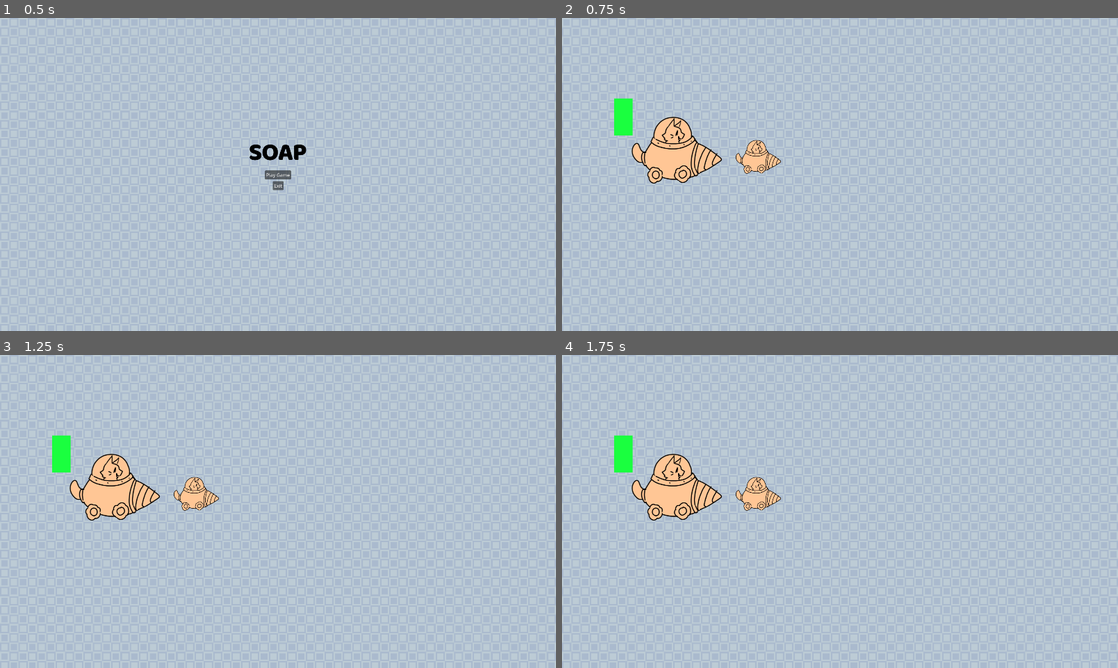
Above: before the commit, frames 1-4 (two rows, left to right).
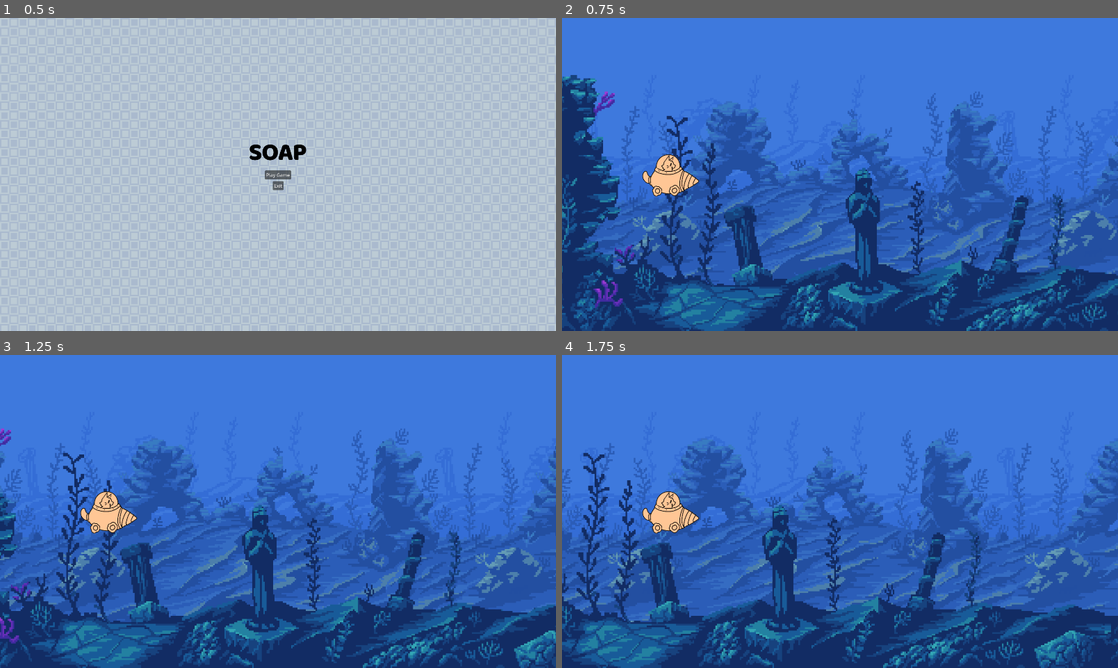
Above: after the commit, the same moments.

Repository: cassandracarlos/soap-swarm
Game: Godot game, scene res://scenes/start_menu.tscn
Same seed, same stepped clock (60 frames per second), same inputs: the game is played once before the commit and once after it.
Inputs:
- Up to frame 1 (0.5 s): no input
- Up to frame 2 (0.75 s): click "Play Game" at 0.5 s
- Up to frame 3 (1.25 s): no input
- Up to frame 4 (1.75 s): hold Up from 1.28 s (still down)

Frame 1 is identical in both runs. In frame 2, 100% of the frame differs, in the area x 0-100%, y 0-100%; in frame 3, 100%; in frame 4, 100%.

Commit message:
IT'S ALIVE!
Sort of.

Diff:
--- a/project.godot
+++ b/project.godot
@@ -10,7 +10,7 @@
 
 [application]
 
-config/name="soap"
+config/name="Soap Swarm"
 run/main_scene="res://scenes/start_menu.tscn"
 config/features=PackedStringArray("4.2", "Mobile")
 config/icon="res://icon.svg"
--- a/scenes/game_scene.tscn
+++ b/scenes/game_scene.tscn
@@ -1,21 +1,60 @@
-[gd_scene load_steps=4 format=3 uid="uid://cj0o1k32ak117"]
+[gd_scene load_steps=10 format=3 uid="uid://cj0o1k32ak117"]
 
 [ext_resource type="Script" path="res://scripts/game_scene.gd" id="1_fl0mh"]
 [ext_resource type="PackedScene" uid="uid://b67oyahqbul4j" path="res://scenes/player_character.tscn" id="1_v6x7v"]
-[ext_resource type="Texture2D" uid="uid://bknua3lyrnwlb" path="res://assets/menu/start_menu_background.png" id="3_jsvlc"]
+[ext_resource type="Texture2D" uid="uid://dl1gylrcb1dv8" path="res://assets/background/far.png" id="3_3p8ce"]
+[ext_resource type="Shader" path="res://shaders/auto_scroller.gdshader" id="4_nu05g"]
+[ext_resource type="Texture2D" uid="uid://bxcx6lgly8tps" path="res://assets/background/sand.png" id="5_kykoh"]
+[ext_resource type="Texture2D" uid="uid://b7mdm4renltka" path="res://assets/background/foregound-merged.png" id="6_s4jnf"]
+
+[sub_resource type="ShaderMaterial" id="ShaderMaterial_nqpiq"]
+
+[sub_resource type="ShaderMaterial" id="ShaderMaterial_vpnro"]
+shader = ExtResource("4_nu05g")
+shader_parameter/direction = Vector2(3, 0)
+shader_parameter/speed_scale = 0.02
+
+[sub_resource type="ShaderMaterial" id="ShaderMaterial_k2gvw"]
+shader = ExtResource("4_nu05g")
+shader_parameter/direction = Vector2(5, 0)
+shader_parameter/speed_scale = 0.02
 
 [node name="GameScene" type="Node"]
 script = ExtResource("1_fl0mh")
 
-[node name="GameBG" type="TextureRect" parent="."]
+[node name="GameBG2" type="TextureRect" parent="."]
 texture_filter = 1
+material = SubResource("ShaderMaterial_nqpiq")
 anchors_preset = 15
 anchor_right = 1.0
 anchor_bottom = 1.0
 grow_horizontal = 2
 grow_vertical = 2
-texture = ExtResource("3_jsvlc")
+texture = ExtResource("3_3p8ce")
+stretch_mode = 1
+
+[node name="GameBG3" type="TextureRect" parent="."]
+texture_filter = 1
+material = SubResource("ShaderMaterial_vpnro")
+anchors_preset = 15
+anchor_right = 1.0
+anchor_bottom = 1.0
+grow_horizontal = 2
+grow_vertical = 2
+texture = ExtResource("5_kykoh")
+expand_mode = 3
+stretch_mode = 1
+
+[node name="GameBG" type="TextureRect" parent="."]
+texture_filter = 1
+material = SubResource("ShaderMaterial_k2gvw")
+anchors_preset = 15
+anchor_right = 1.0
+anchor_bottom = 1.0
+grow_horizontal = 2
+grow_vertical = 2
+texture = ExtResource("6_s4jnf")
 stretch_mode = 1
 
 [node name="PlayerCharacter" parent="." instance=ExtResource("1_v6x7v")]
-position = Vector2(212, 341)
+position = Vector2(374, 543)
--- a/scenes/player_character.tscn
+++ b/scenes/player_character.tscn
@@ -1,42 +1,35 @@
-[gd_scene load_steps=8 format=3 uid="uid://b67oyahqbul4j"]
+[gd_scene load_steps=6 format=3 uid="uid://b67oyahqbul4j"]
 
 [ext_resource type="Script" path="res://scripts/player_character.gd" id="1_g3541"]
-[ext_resource type="Texture2D" uid="uid://bbyjgiwkrt4ct" path="res://assets/player_character/player_sprite.png" id="2_y4b3h"]
-[ext_resource type="Texture2D" uid="uid://cntng0mam67je" path="res://assets/placeholders/player_placeholder_large.png" id="3_2ewvv"]
-[ext_resource type="Texture2D" uid="uid://c0ni2geipfemw" path="res://assets/placeholders/player_placeholder_small.png" id="4_km6wy"]
+[ext_resource type="Texture2D" uid="uid://c0ni2geipfemw" path="res://assets/player_character/player_placeholder_small.png" id="2_tduo3"]
 
-[sub_resource type="AtlasTexture" id="AtlasTexture_vst0k"]
-atlas = ExtResource("2_y4b3h")
-region = Rect2(0, 0, 64, 128)
+[sub_resource type="AtlasTexture" id="AtlasTexture_e767t"]
+atlas = ExtResource("2_tduo3")
+region = Rect2(0, 0, 169, 127)
 
 [sub_resource type="SpriteFrames" id="SpriteFrames_qjpf7"]
 animations = [{
 "frames": [{
 "duration": 1.0,
-"texture": SubResource("AtlasTexture_vst0k")
+"texture": SubResource("AtlasTexture_e767t")
 }],
 "loop": true,
 "name": &"default",
 "speed": 5.0
 }]
 
-[sub_resource type="RectangleShape2D" id="RectangleShape2D_p2dmr"]
-size = Vector2(53, 120)
+[sub_resource type="CapsuleShape2D" id="CapsuleShape2D_xonu5"]
+radius = 36.0
+height = 104.0
 
 [node name="CharacterBody2D" type="CharacterBody2D"]
+scale = Vector2(1.25, 1.25)
 script = ExtResource("1_g3541")
 
 [node name="AnimatedSprite2D" type="AnimatedSprite2D" parent="."]
 sprite_frames = SubResource("SpriteFrames_qjpf7")
 
 [node name="CollisionShape2D" type="CollisionShape2D" parent="."]
-position = Vector2(-0.5, 0)
-shape = SubResource("RectangleShape2D_p2dmr")
-
-[node name="PlayerPlaceholderLarge" type="Sprite2D" parent="."]
-position = Vector2(180, 115)
-texture = ExtResource("3_2ewvv")
-
-[node name="PlayerPlaceholderSmall" type="Sprite2D" parent="."]
-position = Vector2(465, 138)
-texture = ExtResource("4_km6wy")
+position = Vector2(-5, 14)
+rotation = 1.5708
+shape = SubResource("CapsuleShape2D_xonu5")
--- a/scenes/start_menu.tscn
+++ b/scenes/start_menu.tscn
@@ -1,8 +1,8 @@
 [gd_scene load_steps=4 format=3 uid="uid://ds55eexw851m2"]
 
 [ext_resource type="Script" path="res://scripts/start_menu.gd" id="1_3rl8h"]
-[ext_resource type="Texture2D" uid="uid://dfmwib8kfh8y0" path="res://assets/menu/game_title.png" id="1_6eg54"]
-[ext_resource type="Texture2D" uid="uid://bknua3lyrnwlb" path="res://assets/menu/start_menu_background.png" id="2_xttsi"]
+[ext_resource type="Texture2D" uid="uid://dfmwib8kfh8y0" path="res://assets/interface/game_title.png" id="1_6eg54"]
+[ext_resource type="Texture2D" uid="uid://bknua3lyrnwlb" path="res://assets/interface/start_menu_background.png" id="2_xttsi"]
 
 [node name="StartMenu" type="Node"]
 script = ExtResource("1_3rl8h")
--- /dev/null
+++ b/shaders/auto_scroller.gdshader
@@ -0,0 +1,9 @@
+shader_type canvas_item;
+
+uniform vec2 direction = vec2(1.0, 0.0);
+uniform float speed_scale = 0.02;
+
+void fragment(){
+	vec2 move = direction * TIME * speed_scale;
+	COLOR = texture(TEXTURE, UV + move);
+}
Binary file added: assets/background/far.png
Not shown, changed: assets/background/far.png.import
Binary file added: assets/background/foregound-merged.png
Not shown, changed: assets/background/foregound-merged.png.import
Binary file added: assets/background/sand.png
Not shown, changed: assets/background/sand.png.import
Renamed: assets/items/collectable_item.png -> assets/collectables/collectable_item.png
Not shown, changed: assets/collectables/collectable_item.png.import
Renamed: assets/menu/game_title.png -> assets/interface/game_title.png
Not shown, changed: assets/interface/game_title.png.import
Renamed: assets/gui/score_background.png -> assets/interface/score_background.png
Not shown, changed: assets/interface/score_background.png.import
(and 24 more such lines)
